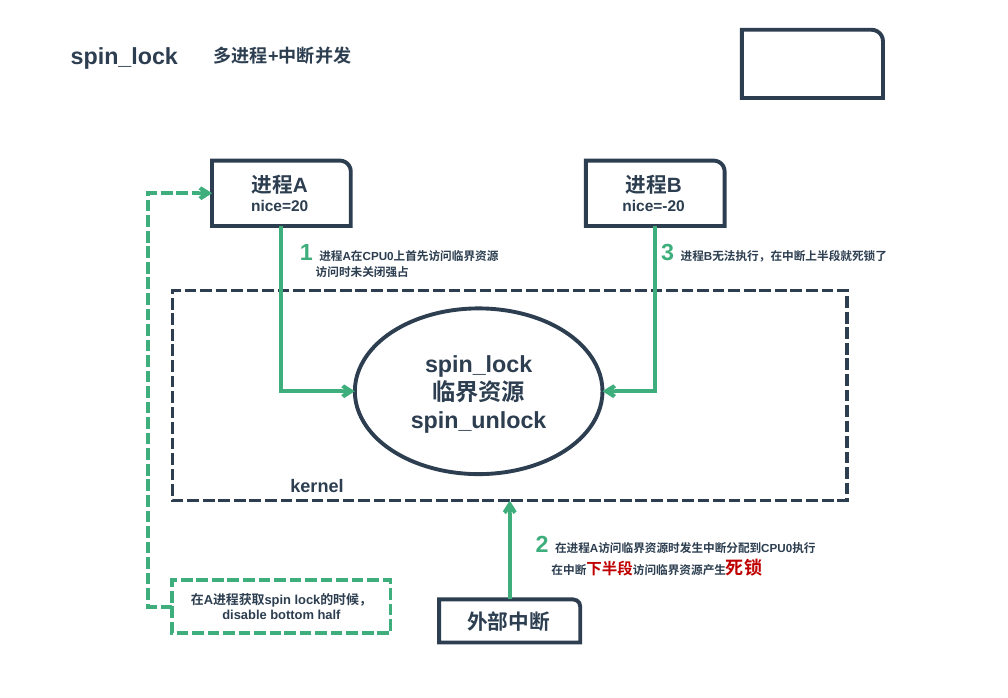
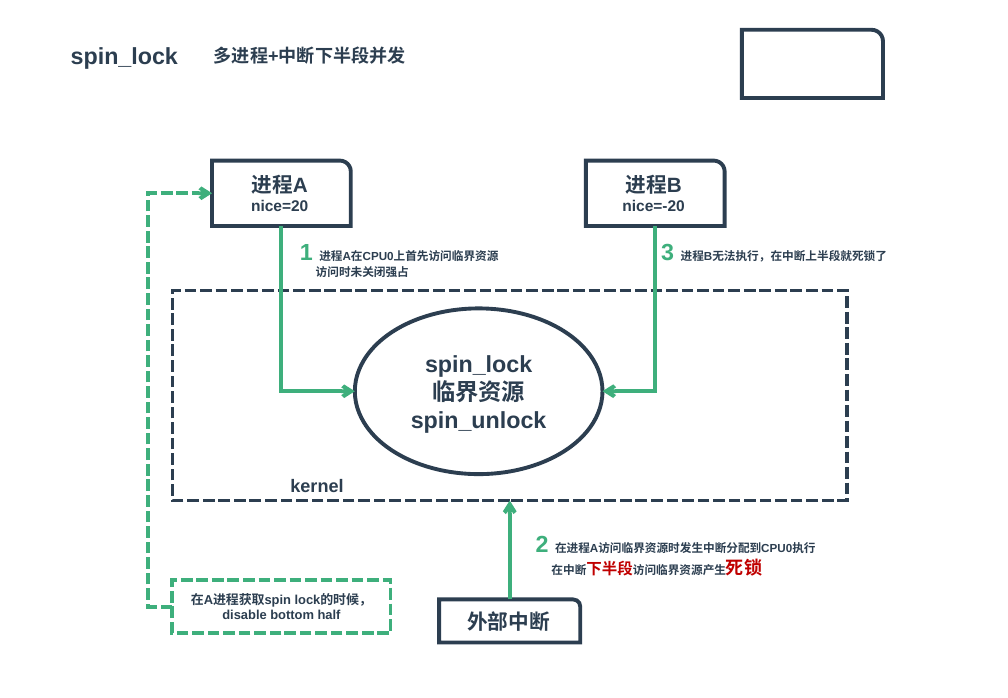
Before and after one commit to zaiqiang-dong/zaiqiang, a slide deck: slide 6 of picture/ppt/cands/cands.pptx. Drawn at 1008x698 pixels with LibreOffice and Linux fonts; fonts in the diff are those of the drawing. Boxes give left, top, right and bottom in pixels: in the first picture for what was removed or moved away, otherwise in the second. Text is boxed around its words. In the diff, an @@ line names an element or a change of style, - is before the commit and + after.

```diff
--- a/picture/ppt/cands/cands.pptx
+++ b/picture/ppt/cands/cands.pptx
@@ text at (214,46,406,64): text changed @@
-多进程+中断并发
+多进程+中断下半段并发
```
Also in this commit, not shown: 1 other slide changed, 11 other files.
